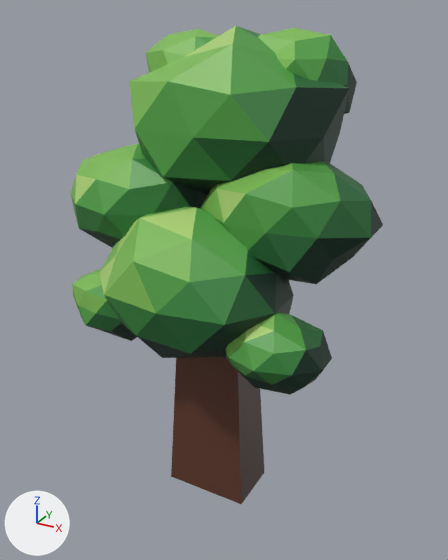
Two versions of the glTF model godot/assets/models/world/tree_tree0.glb, one commit apart.
Camera for both pictures: a camera (50 mm lens) standing at (0.885, -1.563, 1.562) and looking at (0.018, 0.013, 0.774). The lights are fixed; the arrows at lower left show +X, +Y and +Z. The picture after the commit comes second. Vertices at exactly the same position are counted once.

In view in the first picture: 'tree0'.
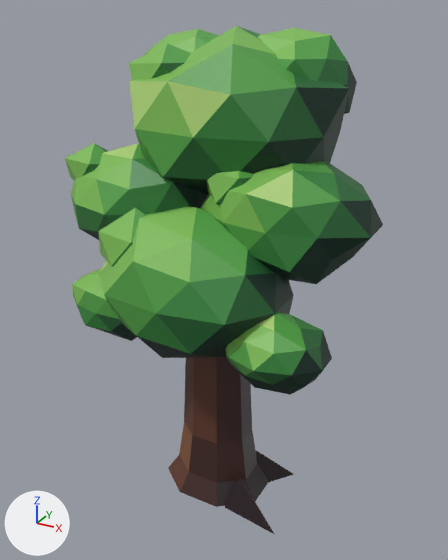
Diff of the bpy script that builds the scene:
```diff
--- a/godot/assets/models/world/tree_tree0.glb.py
+++ b/godot/assets/models/world/tree_tree0.glb.py
@@ me_tree0 @@
 # used by ob_tree0; location = (0.0, 0.0, 0.0)
 # verts and faces of me_tree0; kept vertices keep their numbers, new ones are numbered from 344
-me_tree0.from_pydata(...)  # 344 vertices, 648 faces; spans x -0.5..0.49, y -0.34..0.32, z 0.0..1.52
+me_tree0.from_pydata(...)  # 424 vertices, 774 faces; spans x -0.5..0.49, y -0.34..0.32, z 0.0..1.52
+# me_tree0 part 1: the loose piece of 8 vertices spanning x -0.14..0.14, y -0.09..0.09, z 0.0..0.66 is rebuilt with 32 vertices and now spans x -0.18..0.18, y -0.14..0.14, z 0.0..0.68
+# me_tree0 part 2
+verts[344] = (0.3, -0.16, 0.0)  # pixel (274, 534)
+verts[345] = (0.17, -0.05, 0.0)
+verts[346] = (0.1, -0.13, 0.0)  # pixel (224, 507)
+verts[347] = (0.13, -0.09, 0.11)  # pixel (239, 477)
+verts[348] = (0.24, 0.13, 0.0)  # pixel (294, 474)
+verts[349] = (0.08, 0.1, 0.0)
+verts[350] = (0.16, 0.03, 0.0)
+verts[351] = (0.12, 0.07, 0.11)  # pixel (255, 450)
+faces += [(345, 346, 347), (344, 345, 347), (344, 347, 346), (349, 350, 351), (348, 349, 351), (348, 351, 350)]
+# me_tree0 part 3
+# 12 vertices are added at x -0.3..-0.02, y -0.08..0.12, z 1.26..1.47
+# 20 new faces join them
+# me_tree0 part 4
+# 36 vertices are added at x -0.5..0.21, y -0.25..0.02, z 0.82..1.19
+# 60 new faces join them
+# me_tree0 part 5: 106 kept faces spanning x -0.5..0.49, y -0.34..0.29, z 0.63..1.52 get new vertex colours
 me_tree0.materials.append(mat_tree0_mat)
```

Pixel boxes (x1, y1, x2, y2) of what changed, in the pictures (448 x 560 px):
'tree0', reshaped (6% taller)
    before: (70, 26, 383, 504)
    after: (65, 26, 383, 534)
part 1 of me_tree0, rebuilt (7% wider)
    before: (171, 357, 264, 504)
    after: (168, 357, 268, 507)
part 2 of me_tree0, added
    after: (225, 451, 293, 534)
part 3 of me_tree0, added (green)
    after: (129, 43, 191, 80)
part 4 of me_tree0, added
    after: (65, 143, 253, 266)
part 5 of me_tree0, recoloured
    both: (75, 26, 371, 385)
